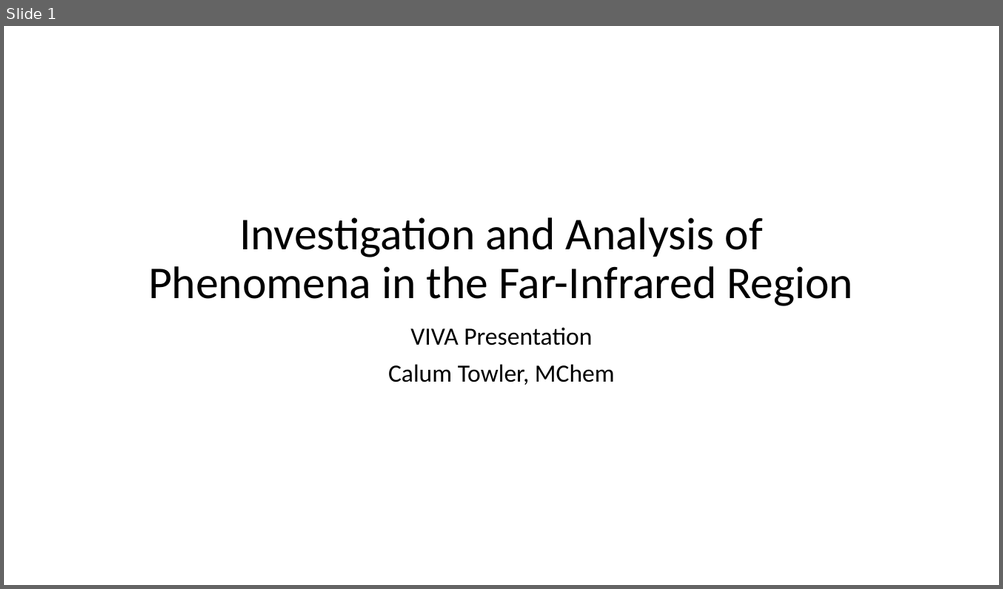
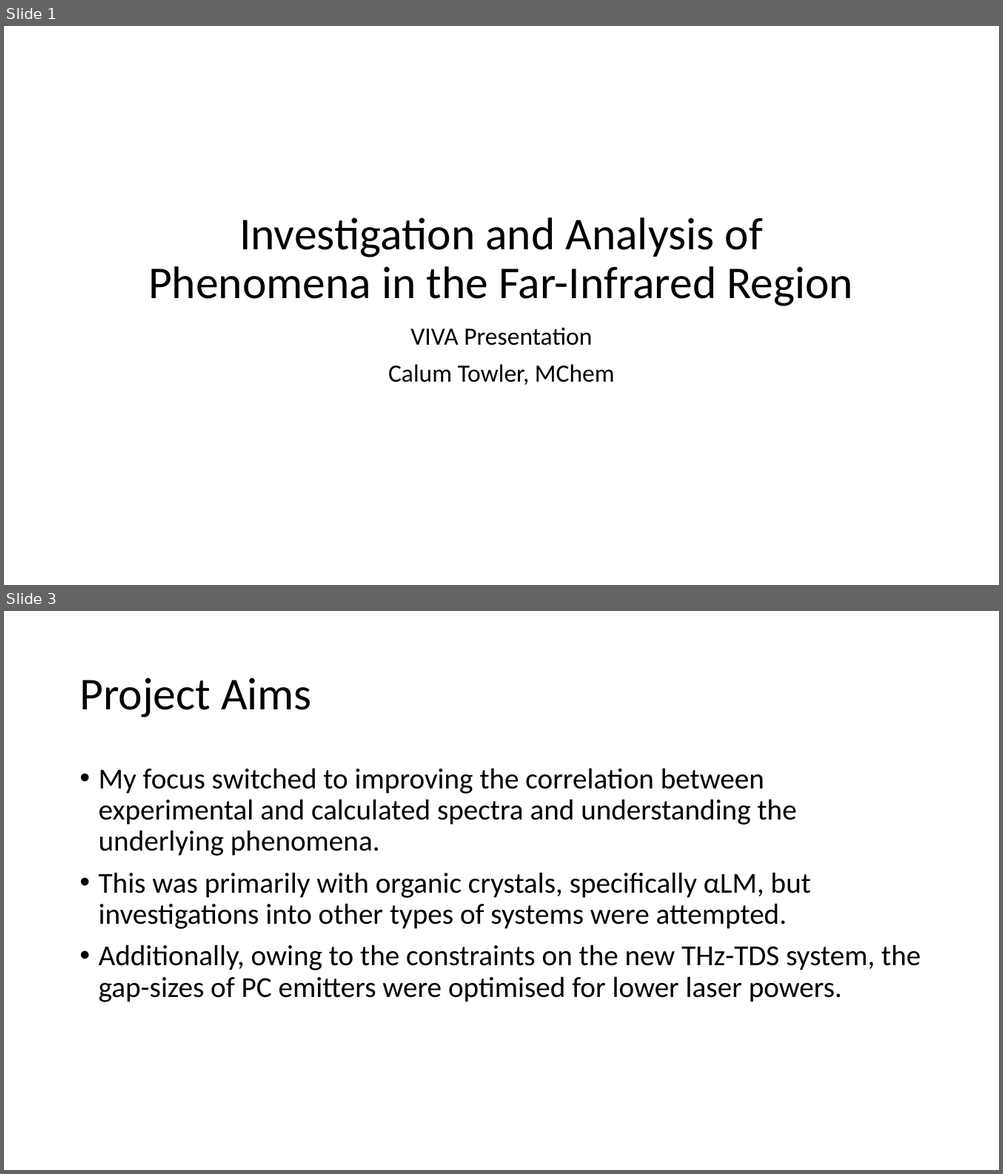
Before and after one commit to CalumTowler/Final-PhD-Files, a slide deck: VIVA_Presentation.pptx. Shown one above the other, each under a label of ours: slide 1 before the commit, slides 1 and 3 after it; the slides between them are not shown. The pictures are 1003x589 and 1003x1174 pixels, drawn with LibreOffice and Linux fonts; fonts in the diff are those of the drawing. Boxes give left, top, right and bottom in pixels: in the first picture for what was removed or moved away, otherwise in the second. Text is boxed around its words. In the diff, an @@ line names an element or a change of style, - is before the commit and + after.

```diff
--- a/VIVA_Presentation.pptx
+++ b/VIVA_Presentation.pptx
@@ slide 3 added at [4,611,999,1170], background #FFFFFF @@
@@ title added at [79,678,312,718], 44 pt, text #000000 @@
+Project Aims
@@ text added at [99,768,920,1002], 28 pt, text #000000 @@
+• My focus switched to improving the correlation between experimental and calculated spectra and understanding the underlying phenomena.
+• This was primarily with organic crystals, specifically αLM, but investigations into other types of systems were attempted.
+• Additionally, owing to the constraints on the new THz-TDS system, the gap-sizes of PC emitters were optimised for lower laser powers.
```
Also in this commit, not shown: 1 slide changed, 11 other slides added, 4 slides removed.
